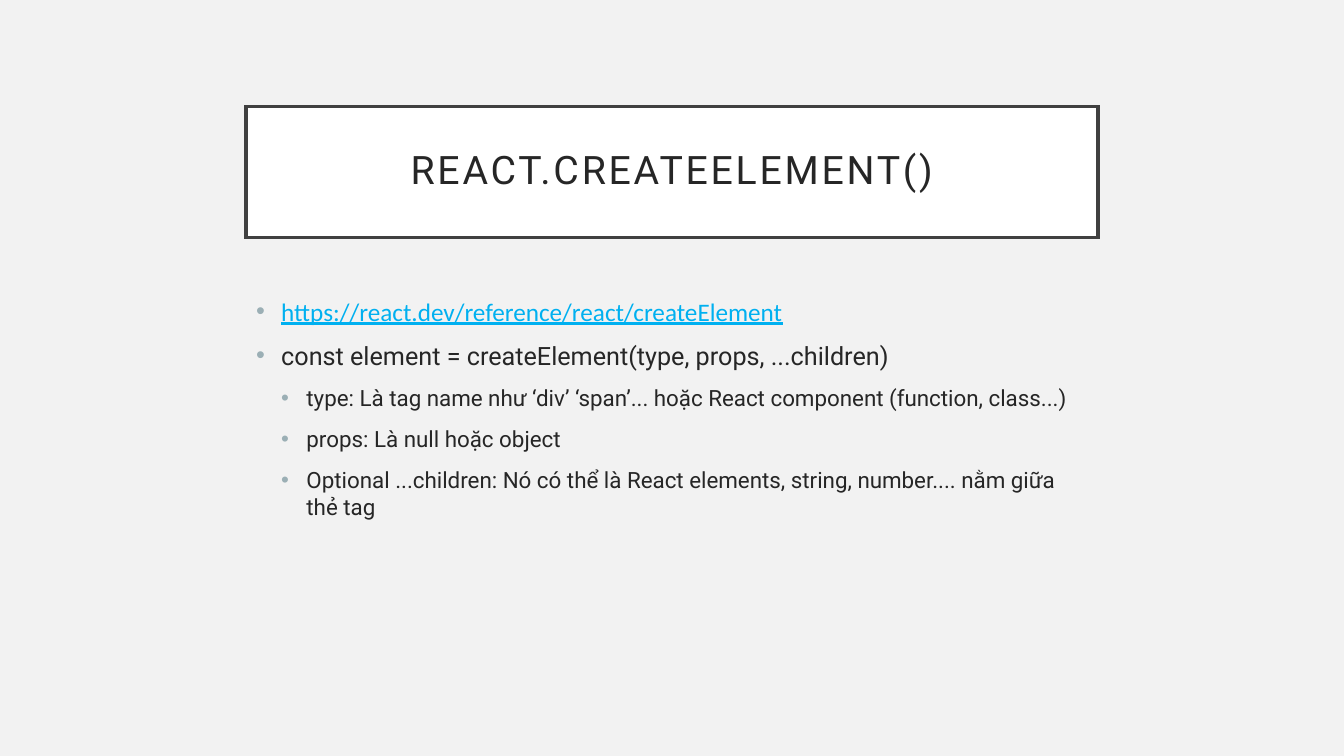
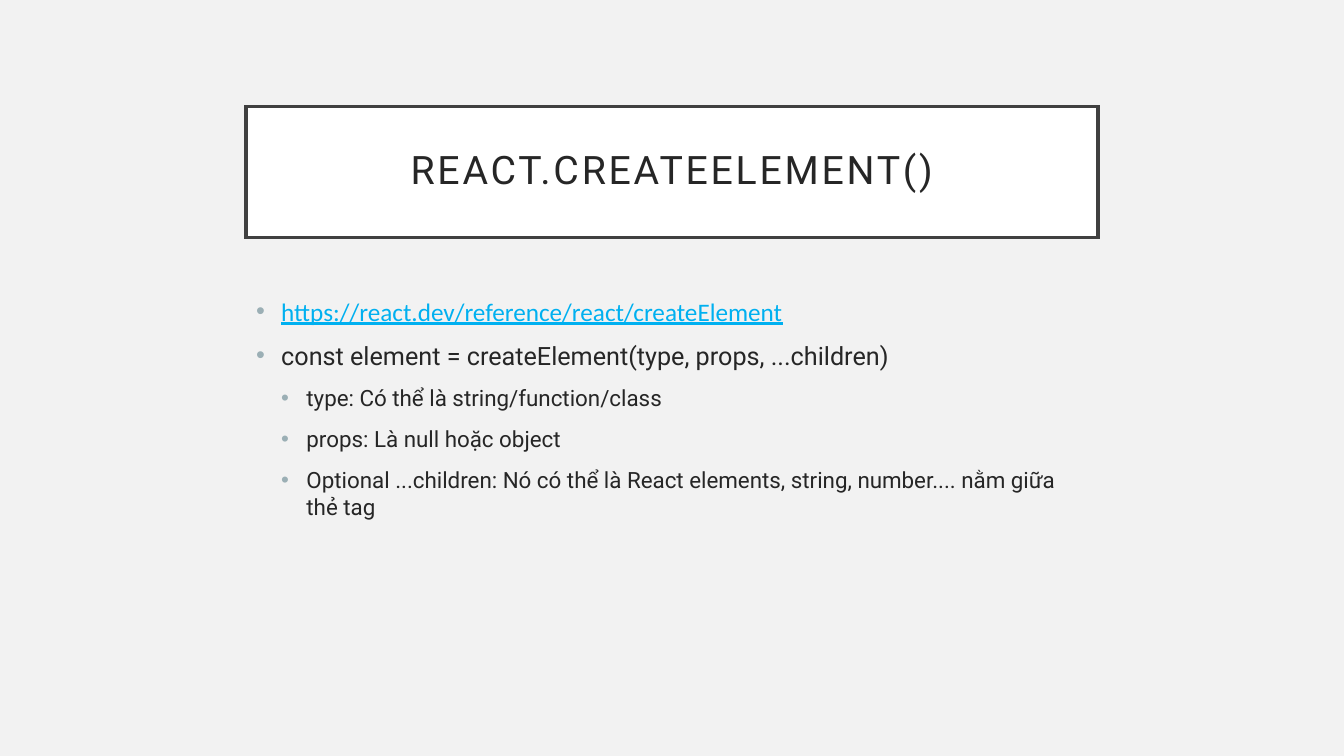
Before and after one commit to sobbingwind/React, a slide deck: slide 12 of 6_React.pptx. Drawn at 1344x756 pixels with LibreOffice and Linux fonts; fonts in the diff are those of the drawing. Boxes give left, top, right and bottom in pixels: in the first picture for what was removed or moved away, otherwise in the second. Text is boxed around its words. In the diff, an @@ line names an element or a change of style, - is before the commit and + after.

```diff
--- a/6_React.pptx
+++ b/6_React.pptx
@@ text at (306, 387, 661, 411): text changed @@
-  • type: Là tag name như ‘div’ ‘span’... hoặc React component (function, class...)
+  • type: Có thể là string/function/class
```
Also in this commit, not shown: 1 slide added.
